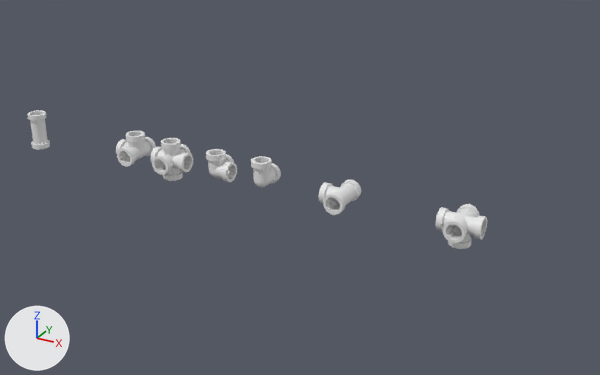
Before and after pictures for a commit that changed the Blender file Assets/Models/BlenderFiles/Pipes.blend.
Rendered twice from a 50 mm camera at (7.66, -15.99, 7.99) aimed at (-1.37, 0.43, -0.21). Arrows for +X, +Y and +Z are at lower left; the lights stay in place.

Objects in the first picture: 'ConnectorDuoI', 'ConnectorDuoL', 'ConnectorQuad', 'ConnectorQuin', 'ConnectorTrio', 'ConnectorUno', 'Straight'.
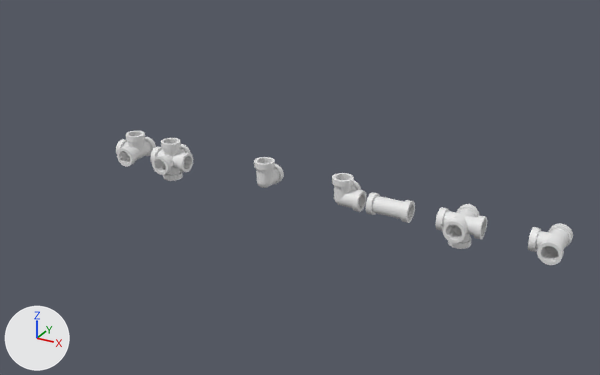
Boxes [x1, y1, x2, y2] around the edits, measured in the pictures (600 x 375 px):
'ConnectorDuoI', moved
    before: [318, 180, 361, 215]
    after: [528, 223, 573, 265]
'ConnectorDuoL', moved
    before: [206, 149, 237, 182]
    after: [332, 173, 366, 212]
'Straight', moved, turned
    before: [27, 110, 50, 150]
    after: [366, 192, 415, 223]
'ConnectorUno', moved
    before: [251, 156, 281, 187]
    after: [254, 157, 284, 188]

What changed in the scene script:
```text
Change ob_connectorduoi:
    ob_connectorduoi.location: (0.0, 0.0, 0.0) -> (4.9, 0.0, 0.0)
Change ob_straight:
    ob_straight.location: (-9.59, 0.0, 0.0) -> (1.21, 0.0, 0.0)
    ob_straight.rotation_euler: (0.0, 0.0, 0.0) -> (0.0, 1.571, 0.0)  # degrees (0, 0, 0) -> degrees (0, 90, 0)
Change ob_connectorduol:
    ob_connectorduol.location: (-3.52, 0.0, 0.0) -> (0.0, 0.0, 0.0)
Change ob_connectoruno:
    ob_connectoruno.location: (-2.2, 0.0, 0.0) -> (-2.11, 0.0, 0.0)
```
